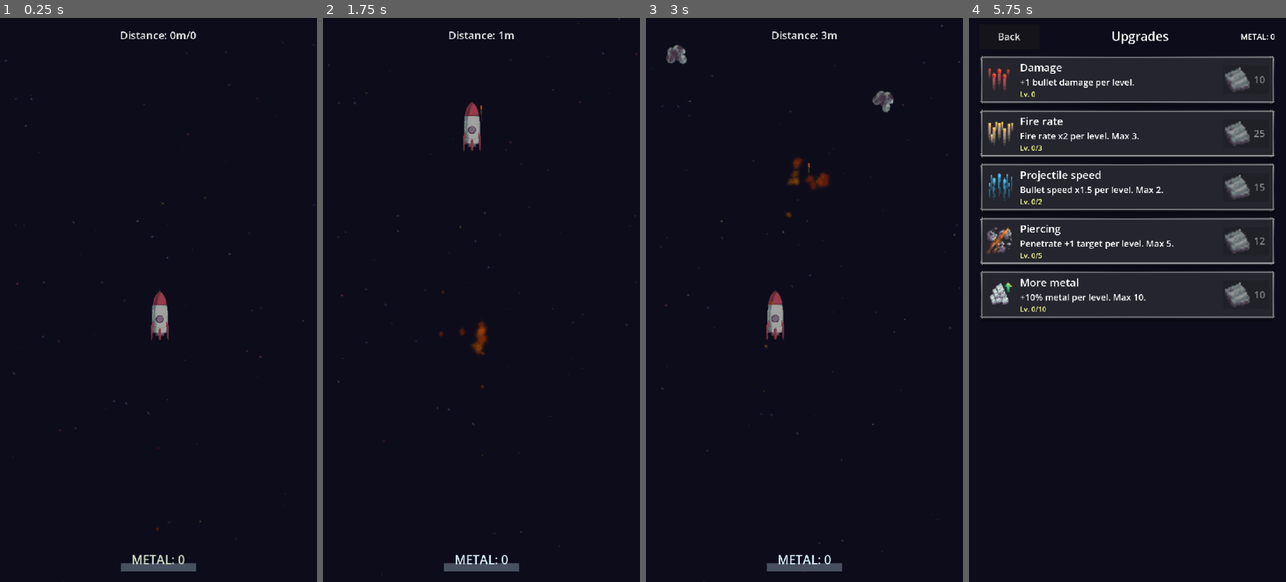
Above: before the commit, frames 1-4 (left to right).
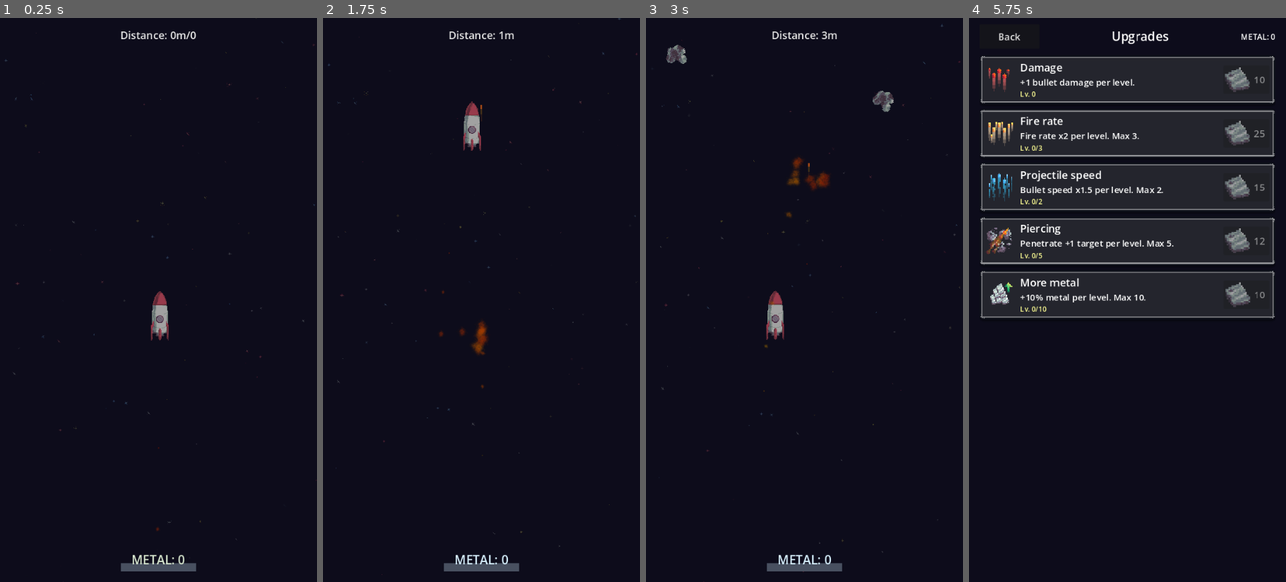
Above: after the commit, the same moments.

Repository: Minemaster656/closed-space-arcade
Game: Godot game, scene res://assets/scenes/app.tscn
The game is run twice, just before and just after one commit, with the same random seed, the same clock (stepped at 60 frames per second) and the same inputs.
Inputs (mouse positions are in pixels of both pictures, inside the frame that each line leads up to):
- Up to frame 1 (0.25 s): no input
- Up to frame 2 (1.75 s): move the mouse to (551, 271) at 0.52 s; click (551, 271) at 0.67 s; drag from (418, 328) to (481, 102) at 1.27 s
- Up to frame 3 (3 s): move the mouse to (836, 175) at 2.02 s; click (836, 175) at 2.17 s; drag from (788, 412) to (680, 34) at 2.77 s
- Up to frame 4 (5.75 s): move the mouse to (1222, 384) at 3.52 s; click (1222, 384) at 3.67 s; drag from (1032, 215) to (1213, 232) at 4.27 s; move the mouse to (1143, 300) at 5.02 s; click (1143, 300) at 5.17 s

The runs differ from the first frame. In frame 1, 0.2% of the frame differs, in the area x 4-100%, y 2-97%; in frame 2, 0.2%; in frame 3, 0.2%; in frame 4, 2.7%, in the area x 3-97%, y 2-54%.

Commit message:
фикс мыла

Diff:
--- a/assets/scenes/app.tscn
+++ b/assets/scenes/app.tscn
@@ -45,7 +45,10 @@
 
 [node name="GameViewport" type="SubViewport" parent="GameContainer"]
 handle_input_locally = false
+audio_listener_enable_2d = true
 size = Vector2i(720, 1280)
+size_2d_override = Vector2i(720, 1280)
+size_2d_override_stretch = true
 render_target_update_mode = 4
 
 [node name="BlurViewport" type="SubViewport" parent="."]
--- a/assets/scripts/app_frame.gd
+++ b/assets/scripts/app_frame.gd
@@ -11,6 +11,7 @@
 const DESIGN_ASPECT := 720.0 / 1280.0
 const GAME_SCENE := "res://assets/scenes/game.tscn"
 const GAME_VIEWPORT_GROUP := &"game_viewport"
+const GAME_ROOT_GROUP := &"game_root"
 
 @onready var _backdrop: TextureRect = $Backdrop
 @onready var _game_container: SubViewportContainer = $GameContainer
@@ -22,6 +23,16 @@
 func _ready() -> void:
 	add_to_group(&"app_frame")
 	_game_viewport.add_to_group(GAME_VIEWPORT_GROUP)
+	# 2D-раскладка остаётся в дизайн-размере 720x1280, а рендер идёт в
+	# физическом разрешении окна. Без этого игра рисовалась в 720x1280 и
+	# растягивалась, из-за чего текст и иконки становились мыльными.
+	_game_viewport.size_2d_override = Vector2i(DESIGN_SIZE)
+	_game_viewport.size_2d_override_stretch = true
+	# SubViewport не наследует project setting фильтрации текстур: по
+	# умолчанию у него LINEAR, из-за чего все текстуры внутри игры мылятся.
+	# Ставим тот же режим, что и в настройках проекта (Nearest Mipmap).
+	_game_viewport.canvas_item_default_texture_filter = \
+		Viewport.DEFAULT_CANVAS_ITEM_TEXTURE_FILTER_NEAREST_WITH_MIPMAPS
 	_force_portrait_on_mobile()
 	_bind_viewport_textures()
 	get_viewport().size_changed.connect(_layout)
@@ -38,10 +49,13 @@
 		return
 
 	for child in _game_viewport.get_children():
+		child.remove_from_group(GAME_ROOT_GROUP)
 		_game_viewport.remove_child(child)
 		child.queue_free()
 
-	_game_viewport.add_child(packed.instantiate())
+	var instance := packed.instantiate()
+	instance.add_to_group(GAME_ROOT_GROUP)
+	_game_viewport.add_child(instance)
 
 
 func _bind_viewport_textures() -> void:
@@ -57,8 +71,16 @@
 		return
 
 	var scale_factor := minf(window.x / DESIGN_SIZE.x, window.y / DESIGN_SIZE.y)
-	_game_container.scale = Vector2(scale_factor, scale_factor)
-	_game_container.position = ((window - DESIGN_SIZE * scale_factor) * 0.5).round()
+	var target_size := (DESIGN_SIZE * scale_factor).round()
+	target_size.x = maxf(target_size.x, 2.0)
+	target_size.y = maxf(target_size.y, 2.0)
+
+	# Контейнер занимает физический размер игрового прямоугольника. Сам
+	# SubViewport растягивает 2D-контент из 720x1280 в этот размер, поэтому
+	# рендер идёт в нативном разрешении, а не апскейлится из 720x1280.
+	_game_container.scale = Vector2.ONE
+	_game_container.size = target_size
+	_game_container.position = ((window - target_size) * 0.5).round()
 
 	var bg_material := _backdrop.material as ShaderMaterial
 	if bg_material != null:
--- a/assets/scripts/entity/asteroid.gd
+++ b/assets/scripts/entity/asteroid.gd
@@ -308,5 +308,8 @@
     player.volume_db = hit_sound_volume_db
     player.global_position = global_position
     player.finished.connect(player.queue_free)
-    get_tree().current_scene.add_child(player)
+    var host := Utils.get_game_root()
+    if host == null:
+        host = get_parent()
+    host.add_child(player)
     player.play()
--- a/assets/scripts/entity/rocket.gd
+++ b/assets/scripts/entity/rocket.gd
@@ -129,7 +129,7 @@
 	_sprite.set_process(false)
 	_break_sound.play()
 
-	var host := get_tree().current_scene
+	var host := Utils.get_game_root()
 	if host == null:
 		host = get_parent()
 
--- a/assets/scripts/entity/shooter_enemy.gd
+++ b/assets/scripts/entity/shooter_enemy.gd
@@ -122,7 +122,7 @@
 
 
 func _resolve_pools() -> void:
-	var scene := get_tree().current_scene
+	var scene := Utils.get_game_root()
 	if scene == null:
 		return
 	if not is_instance_valid(_pool):
--- a/assets/scripts/globals/utils.gd
+++ b/assets/scripts/globals/utils.gd
@@ -21,6 +21,15 @@
 	return _cached_rect
 
 
+## Корень текущей игровой сцены. В обычном запуске это Game/MetaProgression
+## внутри SubViewport оболочки, а не App из корневого viewport.
+func get_game_root() -> Node:
+	var root := get_tree().get_first_node_in_group(&"game_root")
+	if root != null:
+		return root
+	return get_tree().current_scene
+
+
 ## Игровая сцена живёт в SubViewport оболочки, а этот автолоад — в корневом
 ## viewport. Поэтому размеры мира нужно брать у игрового viewport'а.
 func _game_viewport() -> Viewport:
--- a/project.godot
+++ b/project.godot
@@ -28,7 +28,6 @@
 window/size/viewport_height=1280
 window/size/window_width_override=540
 window/size/window_height_override=960
-window/stretch/mode="disabled"
 window/handheld/orientation=1
 
 [global_group]
Not shown, changed: export_presets.cfg
